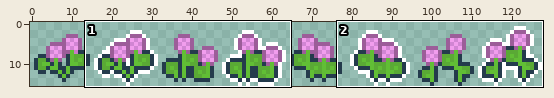
One commit to this sprite sheet: sprites/redclover_variants.png. The first picture is a wide view before the edit; the outline marks the close-up.
Close-up. Before the commit:
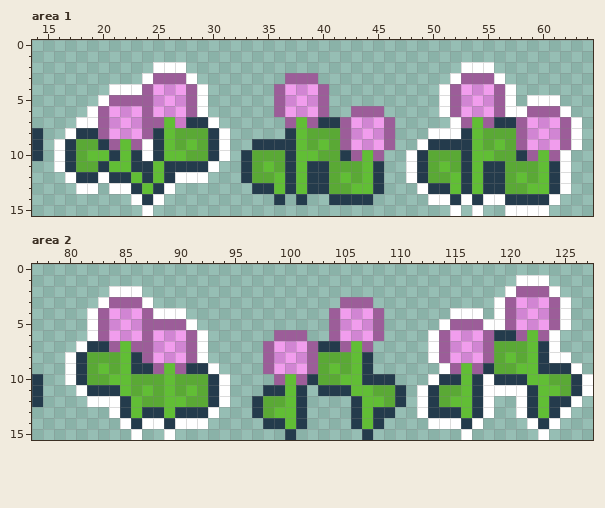
The file is 128x16 pixels. Shown: area 1: x 14..64, y 0..15; area 2: x 77..127, y 0..15.
New version:
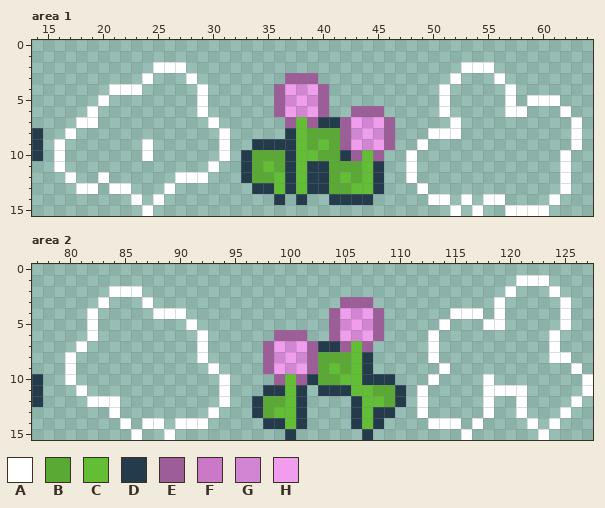
Palette (. is transparent): A #ffffff  B #5aa935  C #61be35  D #243b4c  E #9c5d99  F #cb79c7  G #d185d3  H #f19ded
Difference:
--- area 1
@@ x 14..64 @@
  2 ...........AAA.........................AAA.........
- 3 ..........AEEEA........EEE............AEEEA........
- 4 .......AAAEHGHEA......EHGHE..........AEHGHEA.......
- 5 ......AEEEEGHGEA......EGHGE..........AEGHGEA.AAA...
- 6 .....AEHGHEHGHEA......EHGHE..EEE.....AEHGHEAAEEEA..
- 7 ....AAEGHGEECFDDA......ECEDDEHGHE.....AECEDDEHGHEA.
- 8 D..ADDEHGHEDCBBBDA.....DCBBBEGHGE...AAADCBBBEGHGEA.
- 9 D.ADBBDECEADCBCBDA..DDDDCBCBEHGHE..ADDDDCBCBEHGHEA.
-10 D.ADBCCDCDADCCBBDA.DBBBDCCBBDECE..ADBBBDCCBBDECEA..
-11 ..ADBBDCCDDCDDDDA..DBCBDCDDBBBCD..ADBCBDCDDBBBCDA..
-12 ...ADDADDCDCDAAA...DBBCDCDDBCBCD..ADBBCDCDDBCBCDA..
-13 ....AA.AADCDA.......DDCDCDDBBCCD...ADDCDCDDBBCCDA..
-14 .........ADA..........D.D..DDDD.....AADADAADDDDA...
+ 3 ..........A...A........EEE............A...A........
+ 4 .......AAA.....A......EHGHE..........A.....A.......
+ 5 ......A........A......EGHGE..........A.....A.AAA...
+ 6 .....A.........A......EHGHE..EEE.....A.....AA...A..
+ 7 ....AA..........A......ECEDDEHGHE.....A..........A.
+ 8 D..A.............A.....DCBBBEGHGE...AAA..........A.
+ 9 D.A.......A......A..DDDDCBCBEHGHE..A.............A.
+10 D.A.......A......A.DBBBDCCBBDECE..A.............A..
+11 ..A.............A..DBCBDCDDBBBCD..A.............A..
+12 ...A..A......AAA...DBBCDCDDBCBCD..A.............A..
+13 ....AA.AA...A.......DDCDCDDBBCCD...A............A..
+14 .........A.A..........D.D..DDDD.....AA.A.AA....A...
 15 ..........A...........................A.A..AAAA....
--- area 2
@@ x 77..127 @@
  1 ............................................AAA....
- 2 .......AAA.................................AEEEA...
- 3 ......AEEEA.................EEE...........AEHGHEA..
- 4 .....AEHGHEAAA.............EHGHE......AAA.AEGHGEA..
- 5 .....AEGHGEEEEA............EGHGE.....AEEEAAEHGHEA..
- 6 .....AEHGHEHGHEA......EEE..EHGHE....AEHGHEDDECEA...
- 7 ....ADDECEEGHGEA.....EHGHEDDECE.....AEGHGEBBBCDA...
- 8 ...ADBBBCDEHGHEA.....EGHGEBBBCD.....AEHGHEBCBCDAA..
- 9 ...ADBCBCDDECEDDA....EHGHEBCBCD......AECEDBBCCDDDA.
-10 D..ADBBCCBBBCBBBDA....ECEDBBCCDDD...ADDCDADDDCCBBDA
-11 D...ADDDCBCBCBCBDA...DDCD.DDDCCBBD.ADBBCDAAAADCCBDA
-12 D....AAADCBBCCBBDA..DBBCD....DCCBD.ADBCCDA..ADCDDA.
-13 .......ADCDDCDDDA...DBCCD....DCDD..ADDDCDA..ADCDA..
-14 ........ADAADAAA.....DDCD....DCD....AAADA....ADA...
+ 2 .......AAA.................................A...A...
+ 3 ......A...A.................EEE...........A.....A..
+ 4 .....A.....AAA.............EHGHE......AAA.A.....A..
+ 5 .....A........A............EGHGE.....A...AA.....A..
+ 6 .....A.........A......EEE..EHGHE....A..........A...
+ 7 ....A..........A.....EHGHEDDECE.....A..........A...
+ 8 ...A...........A.....EGHGEBBBCD.....A..........AA..
+ 9 ...A............A....EHGHEBCBCD......A...........A.
+10 D..A.............A....ECEDBBCCDDD...A....A........A
+11 D...A............A...DDCD.DDDCCBBD.A.....AAAA.....A
+12 D....AAA.........A..DBBCD....DCCBD.A.....A..A....A.
+13 .......A........A...DBCCD....DCDD..A.....A..A...A..
+14 ........A.AA.AAA.....DDCD....DCD....AAA.A....A.A...
 15 .........A..A..........D......D........A......A....
Boxes around the changes in both close-ups, in picture pixels (x1, y1, x2, y2):
erased: (65, 73, 219, 205)
erased: (417, 73, 571, 205)
erased: (428, 286, 582, 429)
erased: (76, 297, 219, 429)
